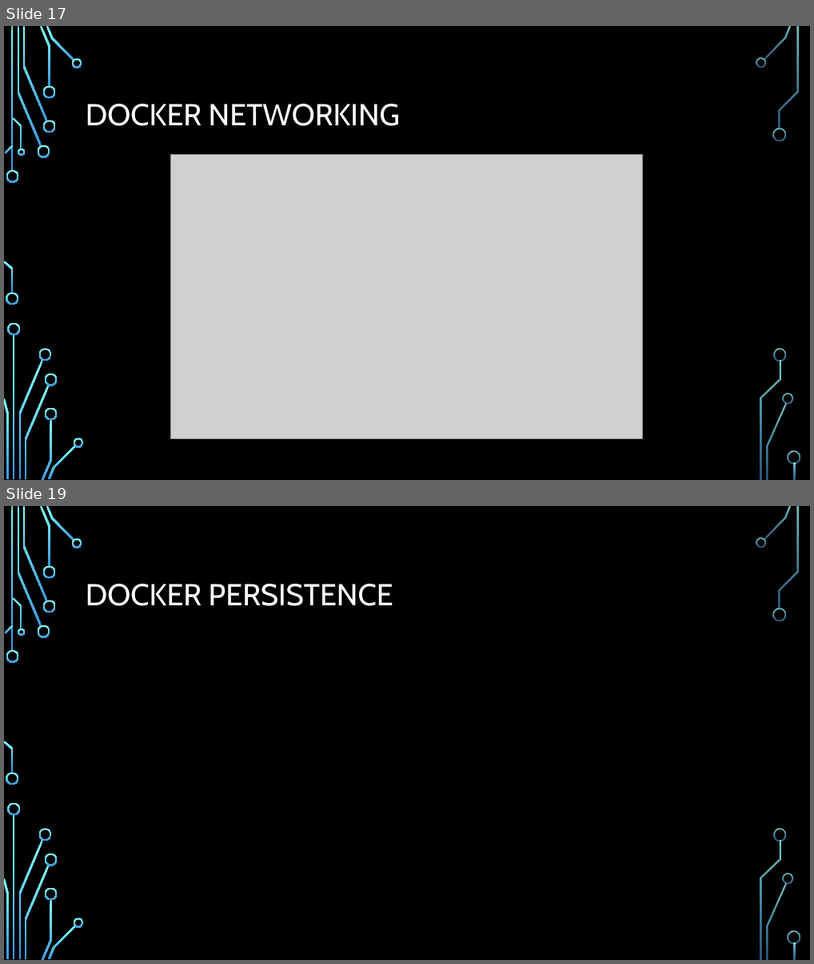
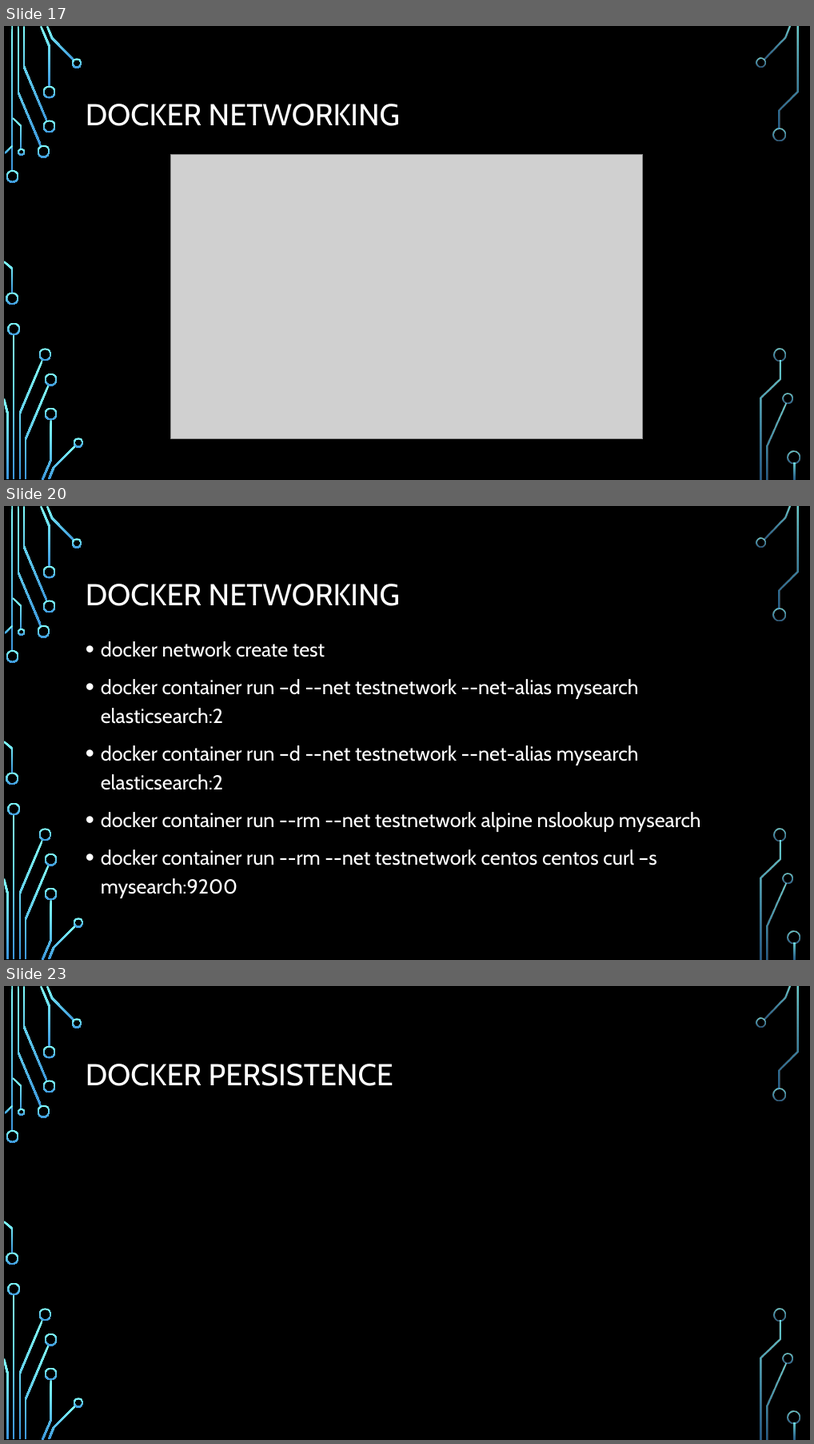
Before and after one commit to ksalihcavusoglu/nurddockertraining, a slide deck: DOCKER 101.pptx. Shown one above the other, each under a label of ours: slides 17 and 19 before the commit, slides 17, 20 and 23 after it; the slides between them are not shown. The pictures are 814x964 and 814x1444 pixels, drawn with LibreOffice and Linux fonts; fonts in the diff are those of the drawing; grey boxes stand for pictures; background and template pictures are left out. Boxes give left, top, right and bottom in pixels: in the first picture for what was removed or moved away, otherwise in the second. Text is boxed around its words. In the diff, an @@ line names an element or a change of style, - is before the commit and + after.

```diff
--- a/DOCKER 101.pptx
+++ b/DOCKER 101.pptx
@@ slide 20 added at bbox=[4, 506, 810, 960], background picture (left out); not listed: 36 template elements that a slide beside it also shows @@
@@ title added at bbox=[86, 584, 400, 606], 36 pt, text #FFFFFF @@
+DOCKER NETWORKING
@@ text added at bbox=[101, 641, 702, 898], 24 pt, text #FFFFFF @@
+• docker network create test
+• docker container run –d --net testnetwork --net-alias mysearch elasticsearch:2
+• docker container run –d --net testnetwork --net-alias mysearch elasticsearch:2
+• docker container run --rm --net testnetwork alpine nslookup mysearch
+• docker container run --rm --net testnetwork centos centos curl –s mysearch:9200
@@ what was slide 19 is now slide 23 @@
```
Also in this commit, not shown: 2 slides changed, 2 other slides added.
